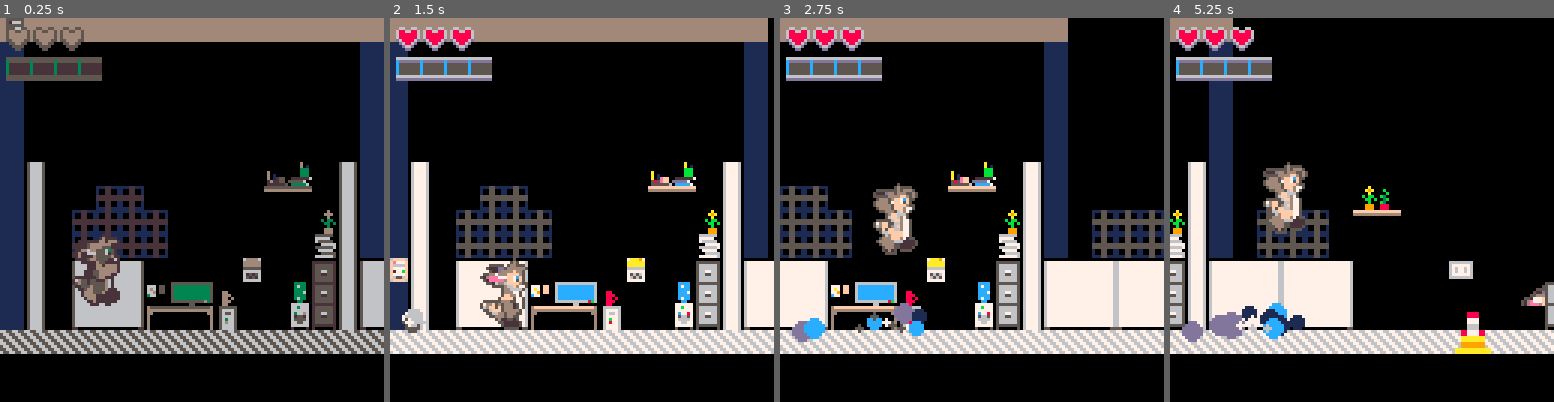
Above: before the commit, frames 1-4 (left to right).
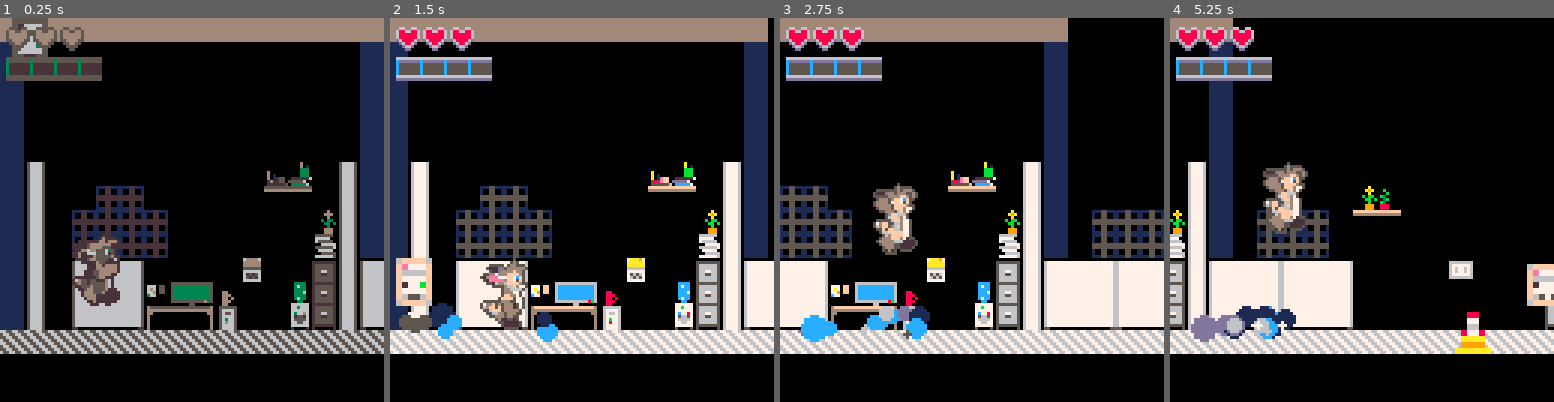
Above: after the commit, the same moments.

Repository: aritosuits/onebuttonjam2024
Game: PICO-8 cartridge cart.p8
Same seed, same stepped clock (60 frames per second), same inputs: the game is played once before the commit and once after it.
Inputs:
- Up to frame 1 (0.25 s): no input
- Up to frame 2 (1.5 s): tap O (Z key) at 0.7 s
- Up to frame 3 (2.75 s): tap O (Z key) at 1.7, 2.1, 2.5 s
- Up to frame 4 (5.25 s): tap O (Z key) every 0.4 s from 2.9 to 4.9 s

The runs differ from the first frame. In frame 1, 0.5% of the frame differs, in the area x 1-13%, y 0-11%; in frame 2, 2.2%, in the area x 0-44%, y 62-85%; in frame 3, 0.9%; in frame 4, 2.0%.

Commit message:
Added a button to pound for tutorial, added skeleton for creating multipart sprites

Diff:
--- a/assemblages.lua
+++ b/assemblages.lua
@@ -50,6 +50,8 @@
 	return e
 end)
 
+function create_multipart_sprite(x, y ) end
+
 --[[
 --|| A helper function that adds all general
 --|| components that an enemy machine would need.
@@ -65,7 +67,7 @@
 		e:attach('ai')
 		e:attach('damage',1)
 	elseif type == 'computer' then
-		e:attach('sprite', 52)
+		e:attach('sprite', 52, 1, 1, 2)
 		e.health = 10
 		e:attach('ai')
 		e:attach('ai_brain')
--- a/cart.p8
+++ b/cart.p8
@@ -60,9 +60,9 @@
 0000000008008000066666607757770000f6666f0fe7777f00f6666fb656565bffffffff07007070006007000000000000000000000000000999aa0000000000
 0000000000000008765555666577757000f7777f0f66666f0655556fffffffff7777777706706070007070000000000000000000000000000999aa00009aa000
 611110000a000000665775660677577700f277bf0f2777bf0666667f7777777707777760007070600700707000000000000000000000000044444fff4f09aa00
-0000000000080a80665555660065775700f7777f0f77777f00f8778f0777776007777760006060700600600700000000000000000000000044444fff44a99af0
-05faaaae00000000066666700006756000f6556f0f65756f00f5665f0777776007777760007070700070700600000000000000000000000044444fff04444f4f
-0000000000a000800066660000006700006ffff606fffff6006ffff60777776007777760007070700070600700000000000000000000000044444fff44444ff0
+0000000000080a80665555660065775700f7777f0f77777f00f8778f0777776007777760006060700600600708888880000000000000000044444fff44a99af0
+05faaaae00000000066666700006756000f6556f0f65756f00f5665f0777776007777760007070700070700658888885588888850000000044444fff04444f4f
+0000000000a000800066660000006700006ffff606fffff6006ffff60777776007777760007070700070600755555555555555550000000044444fff44444ff0
 00000000050000000000000000000000000000000000000000000000000000000077777700000000000000000000000000000000000000000000000000000000
 00000000545555000000000000000000000000000000000000000000000000000078888700000000000000000000000000000000000000000000000000000000
 00555555545444500000000050000000007777770000000000000000000000000077777777777000000000000000000000000000000000000000000000000000
--- a/state.game.lua
+++ b/state.game.lua
@@ -8,7 +8,7 @@
 	enemy = assemblage.machine('computer', 0, 0, 1)
 	enemy2 = assemblage.machine('blah', 21, 12, 1)
 	assemblage.machine('cone', 25, 12, 1)
-	assemblage.machine('wall', 28, 11, 1)
+	assemblage.machine('computer', 28, 11, 1)
 end
 
 function game.update(dt)
